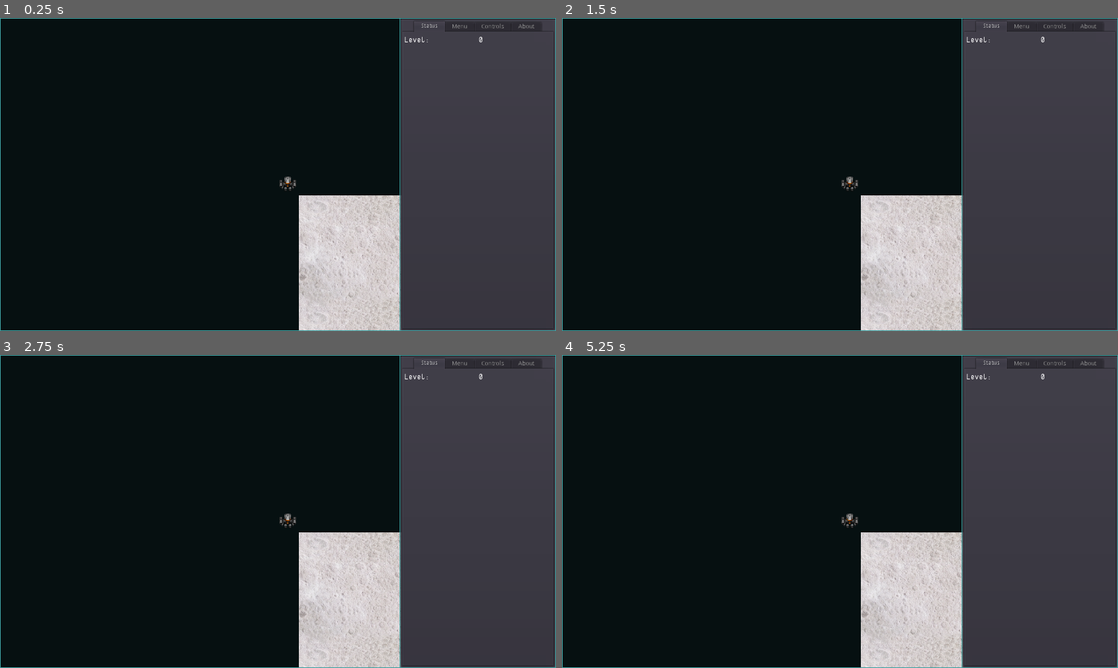
Above: before the commit, frames 1-4 (two rows, left to right).
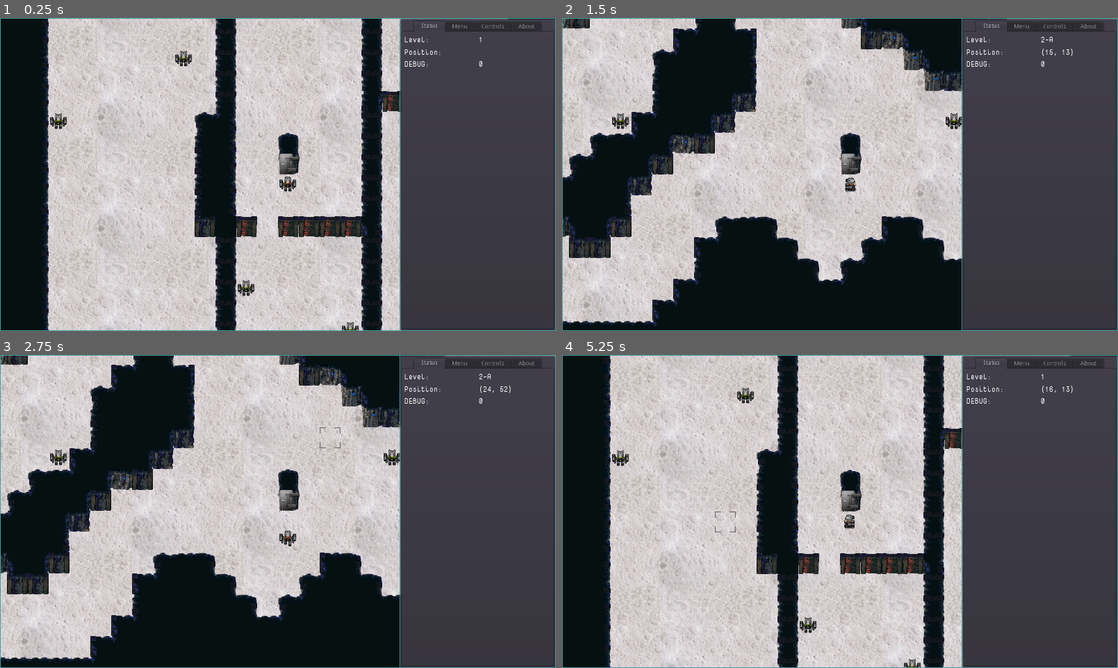
Above: after the commit, the same moments.

Repository: sarrowsmith/quasidroid
Game: Godot game, scene res://Main.tscn
The game is run twice, just before and just after one commit, with the same random seed, the same clock (stepped at 60 frames per second) and the same inputs.
Inputs (mouse positions are in pixels of both pictures, inside the frame that each line leads up to):
- Up to frame 1 (0.25 s): no input
- Up to frame 2 (1.5 s): tap Enter at 0.5 s; move the mouse to (962, 158) at 0.52 s; hold L (move_right) 0.53-1.28 s; tap U at 0.6 s; click (962, 158) at 0.67 s; move the mouse to (728, 190) at 1.27 s; hold J (move_down) from 1.28 s (still down); tap Z at 1.35 s
- Up to frame 3 (2.75 s): tap Delete (map_reset) at 2 s; move the mouse to (333, 442) at 2.02 s; release J (move_down) at 2.03 s; hold L (move_right) from 2.03 s (still down); tap X at 2.1 s
- Up to frame 4 (5.25 s): move the mouse to (812, 574) at 2.77 s; release L (move_right) at 2.78 s; hold K (move_up) 2.78-3.53 s; tap U at 2.85, 5.1 s; click (812, 574) at 2.92 s; tap Delete (map_reset) at 3.5, 4.25, 5 s; move the mouse to (1006, 558) at 3.52 s; hold H (move_left) 3.53-5.03 s; tap Z at 3.6 s; move the mouse to (673, 464) at 4.27 s; tap X at 4.35 s; move the mouse to (867, 511) at 5.02 s; hold J (move_down) from 5.03 s (still down); click (867, 511) at 5.17 s

The runs differ from the first frame. In frame 1, 53% of the frame differs, in the area x 7-92%, y 0-100%; in frame 2, 48%; in frame 3, 48%; in frame 4, 53%.
Error before the commit: Parse Error: The identifier "robots" isn't declared in the current scope. (res://levels/Level.gd:192)

Commit message:
Something weird going on with moving left. Checkpoint

Diff:
--- a/LabelledValue.gd
+++ b/LabelledValue.gd
@@ -11,4 +11,4 @@
 
 
 func set_value(value):
-	$Value.text = value
+	$Value.text = String(value)
--- a/Main.gd
+++ b/Main.gd
@@ -3,10 +3,8 @@
 
 export(int) var game_seed
 export(int) var pan_speed = 8
-export(NodePath) var status_path
 
 onready var world_size = $World.world_size
-onready var status_box = get_node(status_path)
 
 
 func _ready():
@@ -58,4 +56,4 @@
 
 
 func set_value(name, value):
-	status_box.get_node(name).set_value(value)
+	$World.set_value(name, value)
--- a/Main.tscn
+++ b/Main.tscn
@@ -8,9 +8,9 @@
 
 [node name="Main" type="Node2D"]
 script = ExtResource( 2 )
-status_path = NodePath("View/Panel/VSplitContainer/TabContainer/Status")
 
 [node name="World" parent="." instance=ExtResource( 1 )]
+status_path = NodePath("../View/Panel/VSplitContainer/TabContainer/Status")
 
 [node name="ColorRectBottom" type="ColorRect" parent="."]
 anchor_top = 1.0
@@ -93,6 +93,19 @@
 margin_right = 338.0
 margin_bottom = 23.0
 label = "Level:"
+default = "0"
+
+[node name="Position" parent="View/Panel/VSplitContainer/TabContainer/Status" instance=ExtResource( 5 )]
+margin_top = 27.0
+margin_right = 338.0
+margin_bottom = 50.0
+label = "Position:"
+
+[node name="DEBUG" parent="View/Panel/VSplitContainer/TabContainer/Status" instance=ExtResource( 5 )]
+margin_top = 54.0
+margin_right = 338.0
+margin_bottom = 77.0
+label = "DEBUG:"
 default = "0"
 
 [node name="Menu" type="VBoxContainer" parent="View/Panel/VSplitContainer/TabContainer"]
--- a/World.gd
+++ b/World.gd
@@ -3,6 +3,9 @@
 
 export(int) var world_seed
 export(Vector2) var world_size = Vector2(2880, 2880)
+export(NodePath) var status_path
+
+onready var status_box = get_node(status_path)
 onready var active_level = $Level
 
 
@@ -23,3 +26,7 @@
 	active_level.set_visible(false)
 	level.generate()
 	active_level = level
+
+
+func set_value(name, value):
+	status_box.get_node(name).set_value(value)
--- a/levels/Level.gd
+++ b/levels/Level.gd
@@ -6,7 +6,7 @@
 export(bool) var rooms = false
 export(int) var level = 0
 
-enum Prototype {CAVES, ROOMS, LIFT, ACCESS, ROGUE}
+enum Prototype {LEVEL, LIFT, ACCESS, ROGUE}
 enum Type {FLOOR, WALL, LIFT, ACCESS, PLAYER, ROGUE}
 
 var map = null
@@ -83,8 +83,8 @@
 	while len(lifts) < n_lifts:
 		while true:
 			var probe = Vector2(
-				Util.randi_range(1, $Map.map_w - 1),
-				Util.randi_range(1, $Map.map_h - 1))
+				Util.randi_range(1, map.map_w - 1),
+				Util.randi_range(1, map.map_h - 1))
 			for l in lifts:
 				if probe.distance_squared_to(l.location) < 400:
 					probe = null
@@ -97,8 +97,8 @@
 	for _i in n_access:
 		while true:
 			var probe = Vector2(
-				Util.randi_range(1, $Map.map_w - 1),
-				Util.randi_range(1, $Map.map_h - 1))
+				Util.randi_range(1, map.map_w - 1),
+				Util.randi_range(1, map.map_h - 1))
 			if location_type(probe) != Type.FLOOR:
 				continue
 			for a in access:
@@ -125,8 +125,8 @@
 	while len(rogues) < n_rogues:
 		while true:
 			var probe = Vector2(
-				Util.randi_range(1, $Map.map_w - 1),
-				Util.randi_range(1, $Map.map_h - 1))
+				Util.randi_range(1, map.map_w - 1),
+				Util.randi_range(1, map.map_h - 1))
 			if location_type(probe) != Type.FLOOR:
 				continue
 			if probe.distance_squared_to(lifts[0].location) > 25:
@@ -155,7 +155,7 @@
 	for r in rogues:
 		if location == r.location:
 			return Type.ROGUE
-	return Type.WALL if $Map.get_cellv(location) != TileMap.INVALID_CELL else Type.FLOOR
+	return Type.WALL if map.get_cellv(location) != TileMap.INVALID_CELL else Type.FLOOR
 
 
 func new_lift(location):
@@ -183,13 +183,19 @@
 	return map.map_to_world(location)
 
 
+func position_to_location(position):
+	return map.world_to_map(position)
+
+
 func _on_Background_click(position, button):
-	pass
+	var location = map.world_to_map(position) + Vector2(1, 1)
+	world.set_value("DEBUG", location_type(location))
+	world.set_value("Position", location)
 
 
 func _on_Background_move(position):
 	var location = map.world_to_map(position) + Vector2(1, 1)
-	if access.has(location) or robots.has(location):
+	if access.has(location):
 		$Cursor.set_mode("Info")
 	elif map.get_cellv(location) == map.Tiles.ROOF:
 		$Cursor.set_mode(null)
--- a/robots/Robot.gd
+++ b/robots/Robot.gd
@@ -22,6 +22,7 @@
 	if level == null:
 		return
 	if state == "Move":
+		level.world.set_value("Position", location)
 		if level.position_to_location(position) == destination:
 			location = destination
 			state = "Idle"
